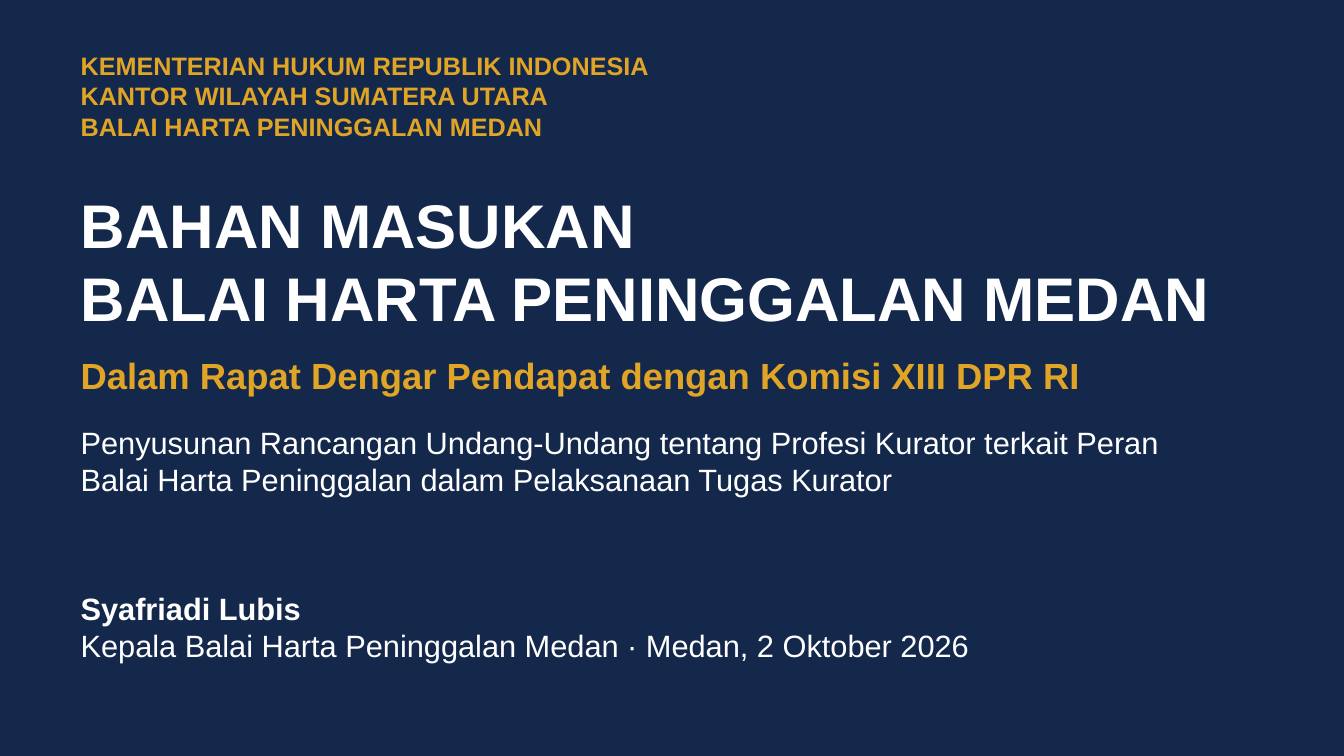
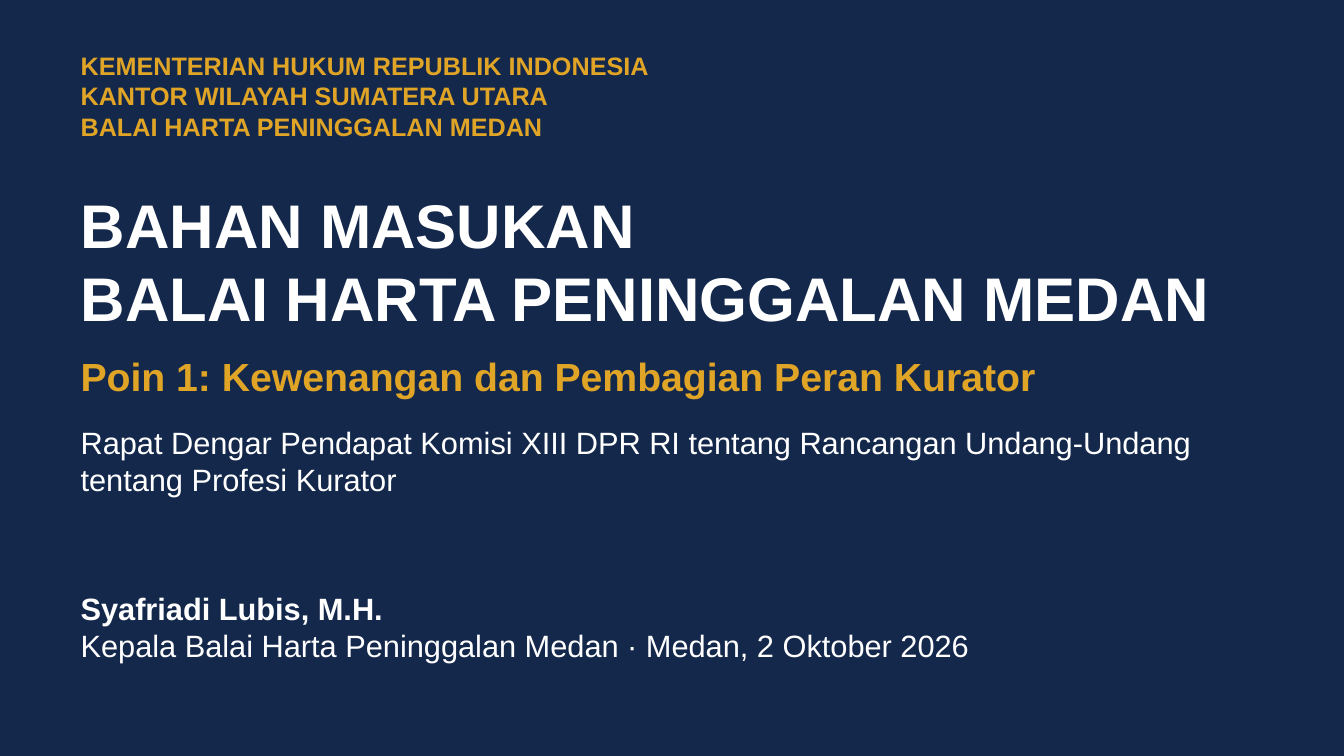
Before and after one commit to artheralawfirm-cloud/SAPAWALI, a slide deck: slide 1 of presentasi/Paparan_BHP_Medan_RUU_Profesi_Kurator.pptx. Drawn at 1344x756 pixels with LibreOffice and Linux fonts; fonts in the diff are those of the drawing. Boxes give left, top, right and bottom in pixels: in the first picture for what was removed or moved away, otherwise in the second. Text is boxed around its words. In the diff, an @@ line names an element or a change of style, - is before the commit and + after.

```diff
--- a/presentasi/Paparan_BHP_Medan_RUU_Profesi_Kurator.pptx
+++ b/presentasi/Paparan_BHP_Medan_RUU_Profesi_Kurator.pptx
@@ text at [81,362,1035,399]: text changed; size 26 to 28 pt @@
-Dalam Rapat Dengar Pendapat dengan Komisi XIII DPR RI
+Poin 1: Kewenangan dan Pembagian Peran Kurator
@@ text at [81,431,1191,496]: text changed @@
-Penyusunan Rancangan Undang-Undang tentang Profesi Kurator terkait Peran Balai Harta Peninggalan dalam Pelaksanaan Tugas Kurator
+Rapat Dengar Pendapat Komisi XIII DPR RI tentang Rancangan Undang-Undang tentang Profesi Kurator
@@ text at [81,597,383,626]: text changed @@
-Syafriadi Lubis
+Syafriadi Lubis, M.H.
```
Also in this commit, not shown: 5 other slides changed, 20 slides added, 47 slides removed, 11 other files.
